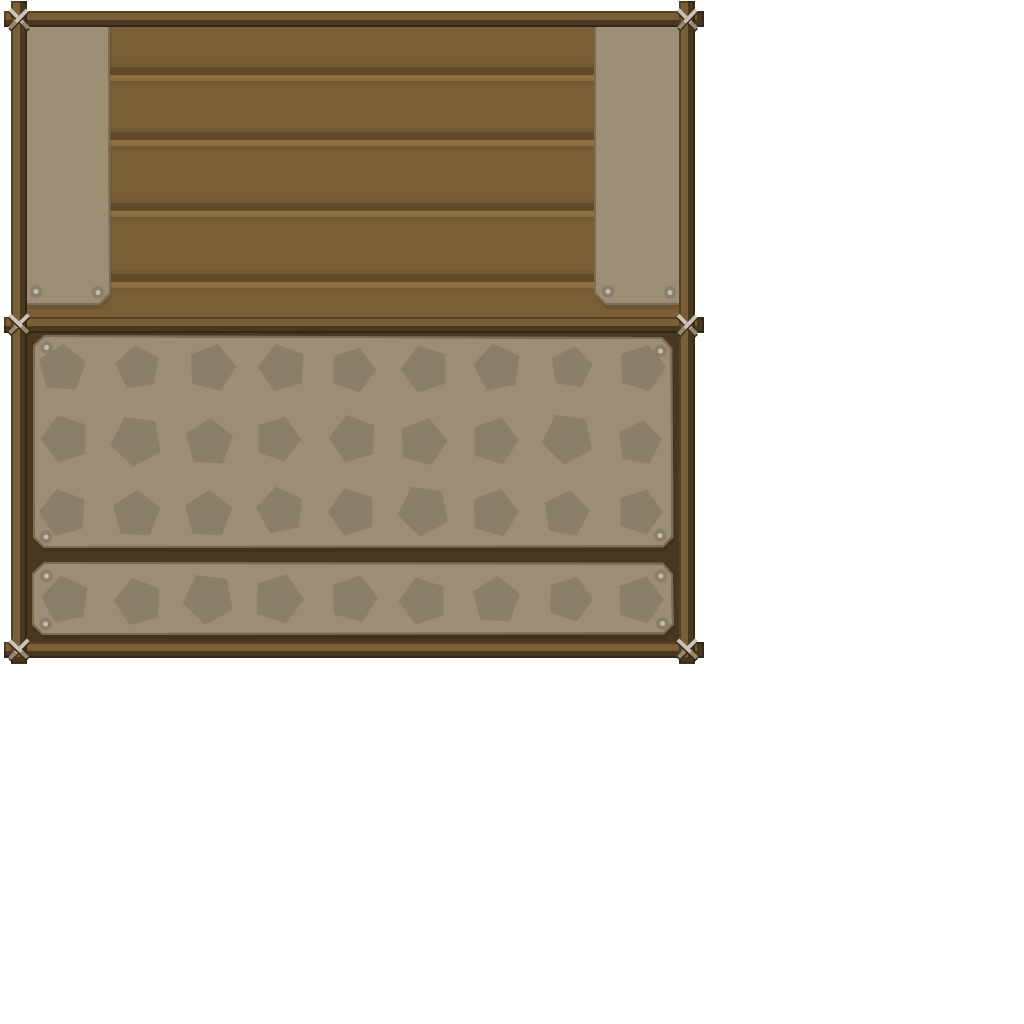
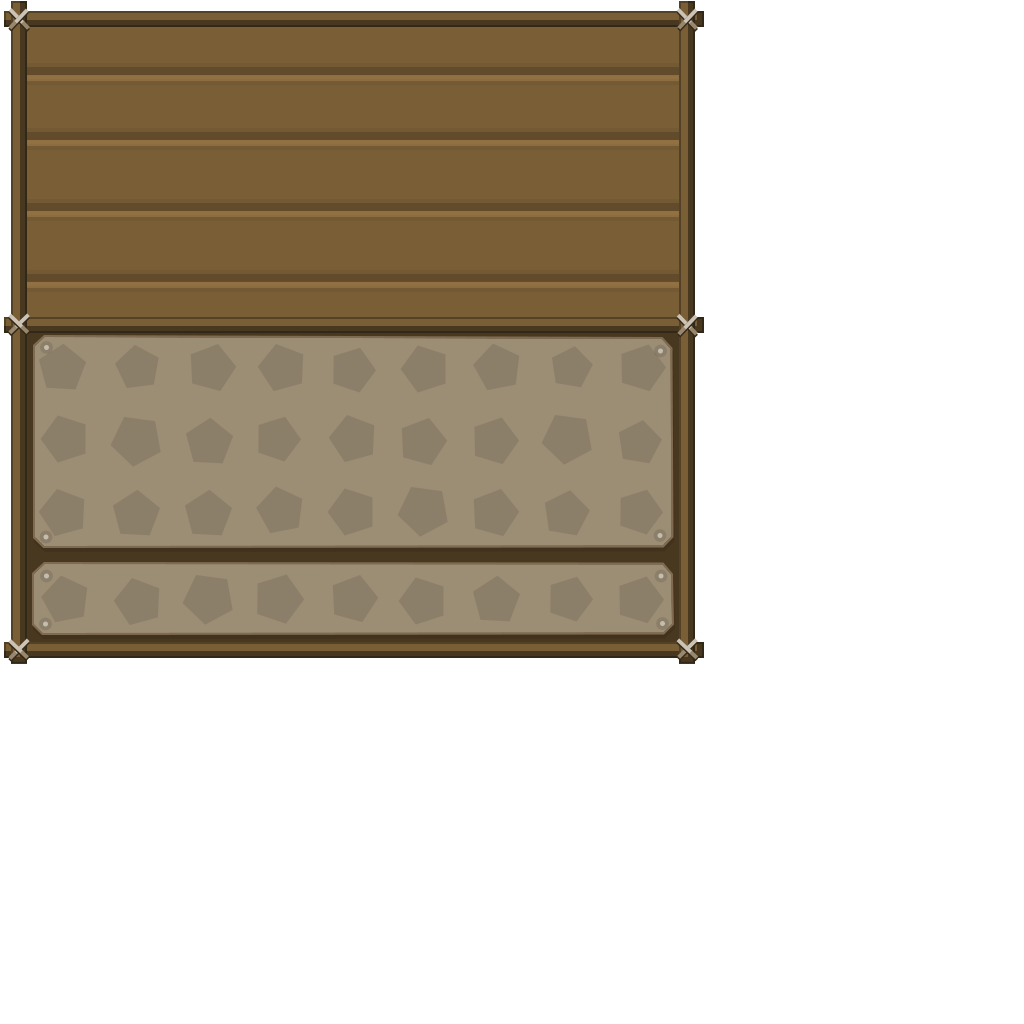
Revision of a layered 1024 × 1024 image; what changed, layer by layer:
painted on "elipsis" over 33, 289, 673, 295
painted on "Forme 19" over 27, 27, 679, 305
